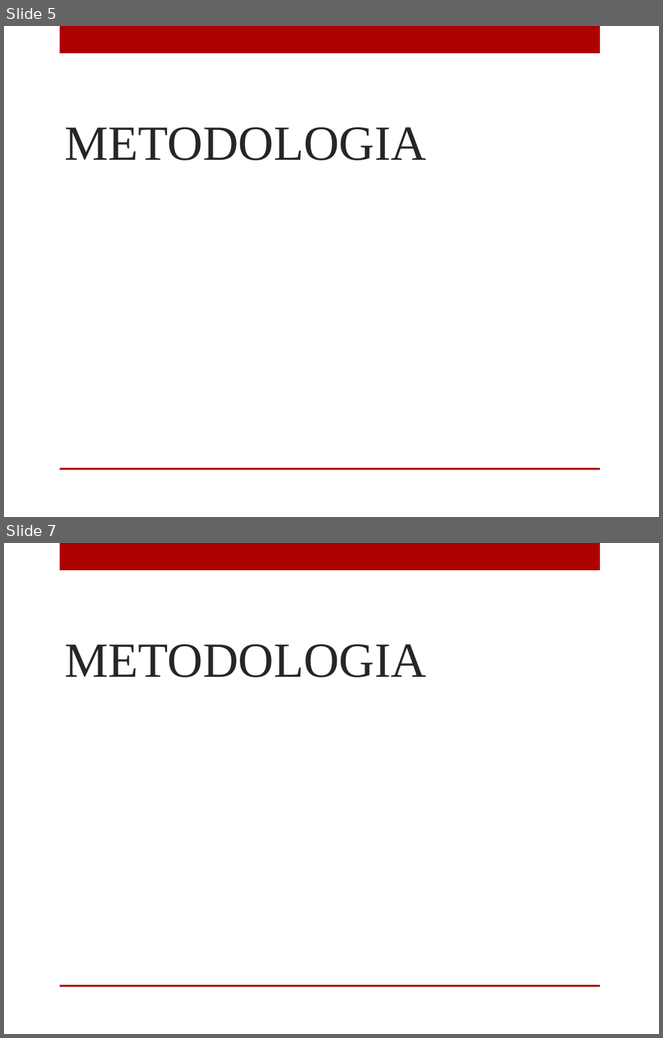
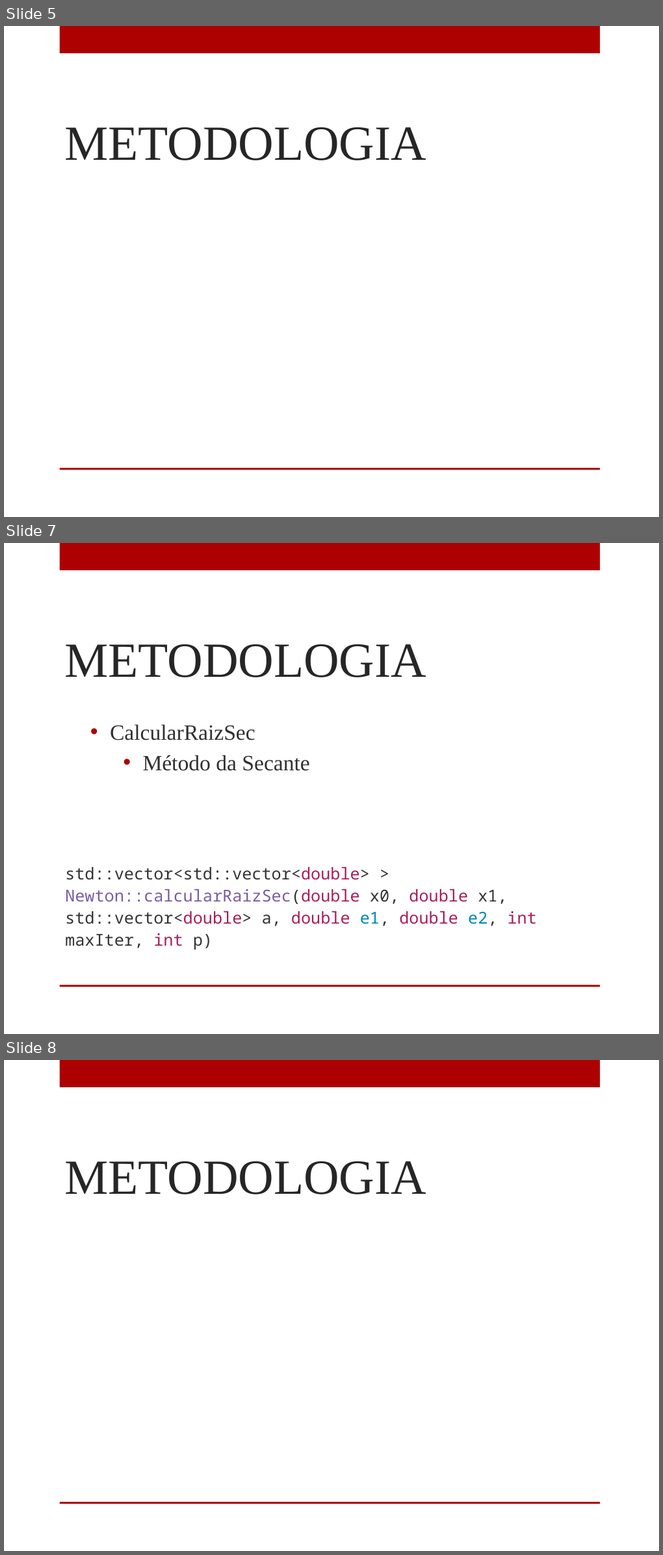
Before and after one commit to gbraz/MNum, a slide deck: ApresentacaoMN.pptx. Shown one above the other, each under a label of ours: slides 5 and 7 before the commit, slides 5, 7 and 8 after it; the slides between them are not shown. The pictures are 663x1038 and 663x1555 pixels, drawn with LibreOffice and Linux fonts; fonts in the diff are those of the drawing; grey boxes stand for pictures; background and template pictures are left out. Boxes give left, top, right and bottom in pixels: in the first picture for what was removed or moved away, otherwise in the second. Text is boxed around its words. In the diff, an @@ line names an element or a change of style, - is before the commit and + after.

```diff
--- a/ApresentacaoMN.pptx
+++ b/ApresentacaoMN.pptx
@@ slide 7 added at bbox=[4, 543, 659, 1034], background picture (left out); not listed: 2 template elements that a slide beside it also shows @@
@@ title added at bbox=[64, 644, 426, 678], 54 pt, text #262626 @@
+METODOLOGIA
@@ text added at bbox=[110, 724, 310, 771], 24 pt, text #303030 @@
+• CalcularRaizSec
+  • Método da Secante
@@ table added at bbox=[59, 837, 599, 953], 1 rows, 1 columns @@
+std::vector<std::vector<double> > Newton::calcularRaizSec(double x0, double x1, std::vector<double> a, double e1, double e2, int maxIter, int p)
@@ what was slide 7 is now slide 8 @@
```
Also in this commit, not shown: 1 slide changed, 4 other slides added, 2 slides removed, 1 other file.
